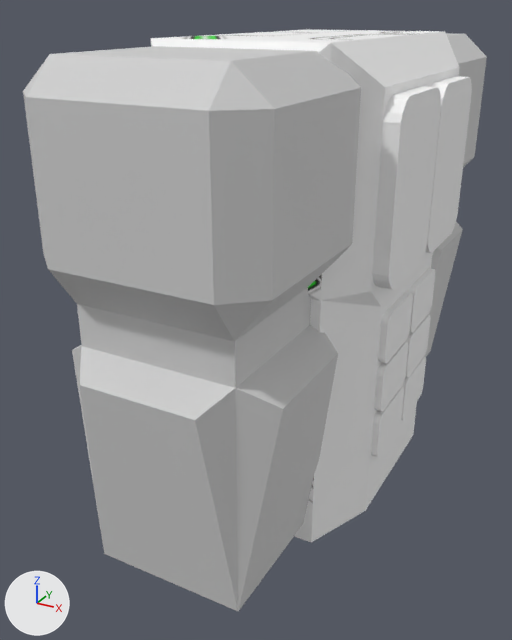
An edit to the OBJ model models/item/armor/multi_body.obj, drawn before and after from the same camera.
Rendered twice from a 50 mm lens placed at (0.556, -1.256, 0.053), pointed at (-0.081, -0.098, -0.525). Lighting does not change. The marker at lower left points along +X, +Y and +Z. Where no turn or scale is listed for an object, it has been applied to the vertices.

Names of what the first picture shows: 'chest_Cube', 'left_arm_Cube.003', 'right_arm_Cube.000'.
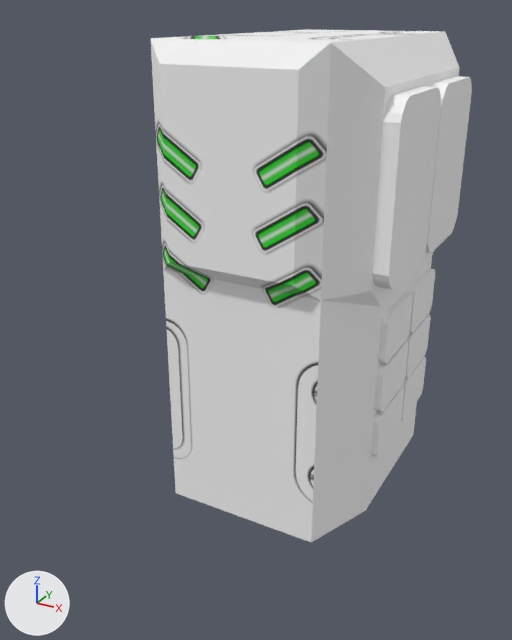
Pixel boxes (x1, y1, x2, y2) of what changed, in the pictures (512 x 640 px):
'right_arm_Cube.000', deleted: before (23, 46, 361, 611)
'left_arm_Cube.003', deleted: before (424, 33, 487, 357)
'chest_Cube', unchanged, uncovered by the edit: (150, 29, 472, 542) in both

Diff of the bpy script that builds the scene:
```diff
--- a/models/item/armor/multi_body.obj.py
+++ b/models/item/armor/multi_body.obj.py
@@ ob_left_arm_cube_003 @@
-ob_left_arm_cube_003 = bpy.data.objects.new('left_arm_Cube.003', me_left_arm_cube_003)
-ob_left_arm_cube_003.location = (0.0, 0.0, 0.0)
@@ ob_right_arm_cube_000 @@
-ob_right_arm_cube_000 = bpy.data.objects.new('right_arm_Cube.000', me_right_arm_cube_000)
-ob_right_arm_cube_000.location = (0.0, 0.0, 0.0)
```
